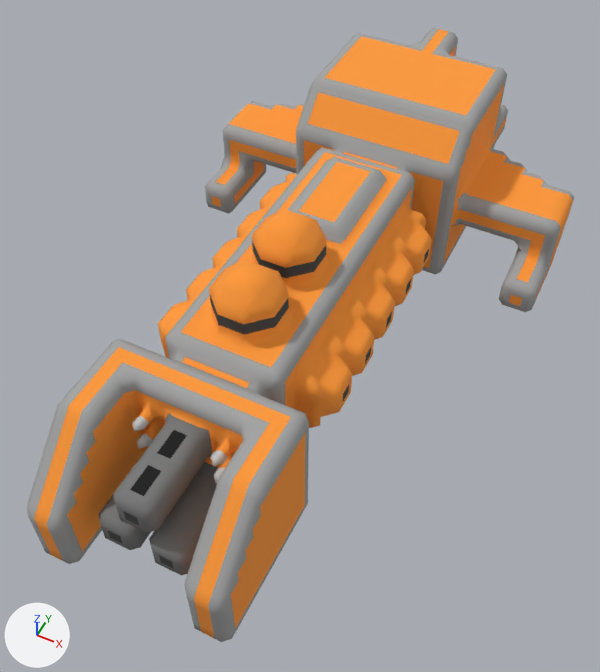
Two versions of the OBJ model src/jsMain/resources/meshes/ndrc-3-slagschip-class.obj, one commit apart.
Before and after are seen from a 50 mm camera at (20.9, -46.0, 54.2) aimed at (0.6, -5.4, 3.5). The axes (+X, +Y, +Z) are drawn at lower left. The lights are the same throughout. Where no turn or scale is listed for an object, it has been applied to the vertices.

Objects in the first picture: 'ndrc-3-slagschip-class'.
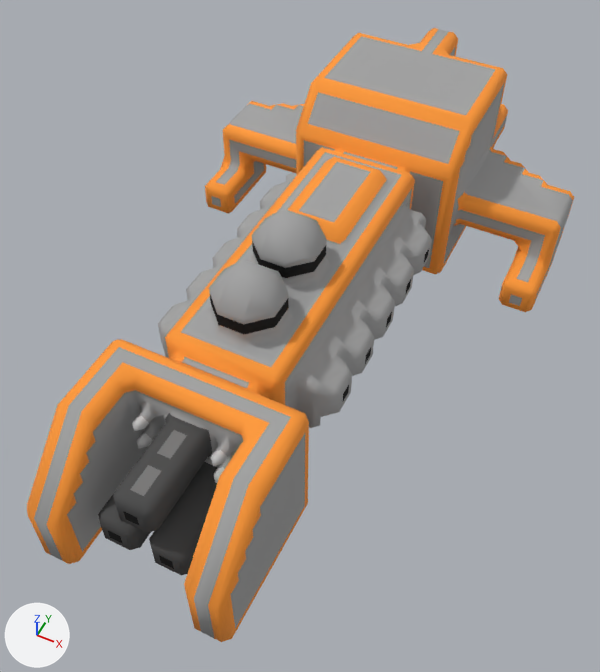
Diff of the bpy script that builds the scene:
```diff
--- a/src/jsMain/resources/meshes/ndrc-3-slagschip-class.obj.py
+++ b/src/jsMain/resources/meshes/ndrc-3-slagschip-class.obj.py
@@ me_ndrc_3_slagschip_class @@
 # used by ob_ndrc_3_slagschip_class; location = (0.0, 0.0, 0.0)
-me_ndrc_3_slagschip_class.from_pydata(...)  # 7110 vertices, 14216 faces; spans x -16.5..16.5, y -29.5..29.5, z 0.0..16.0
+me_ndrc_3_slagschip_class.from_pydata(...)  # 1766 vertices, 3345 faces; spans x -16.5..16.5, y -29.5..29.5, z 0.0..16.0
+# me_ndrc_3_slagschip_class part 1: 5344 vertices removed from x -16.5..16.5, y -29.5..29.0, z 0.0..16.0
+# me_ndrc_3_slagschip_class part 2: 790 kept faces spanning x -16.5..16.5, y -29.5..26.7, z 0.0..15.0 get new texture (UV) coordinates
 me_ndrc_3_slagschip_class.materials.append(mat_ndrc_3_slagschip_class)
```

Location of each change, (x1, y1, x2, y2) in pixels of the pictures (600 x 672 px):
part 1 of me_ndrc_3_slagschip_class, deleted
    before: (27, 28, 574, 642)
part 2 of me_ndrc_3_slagschip_class, surface changed
    both: (98, 103, 574, 561)
